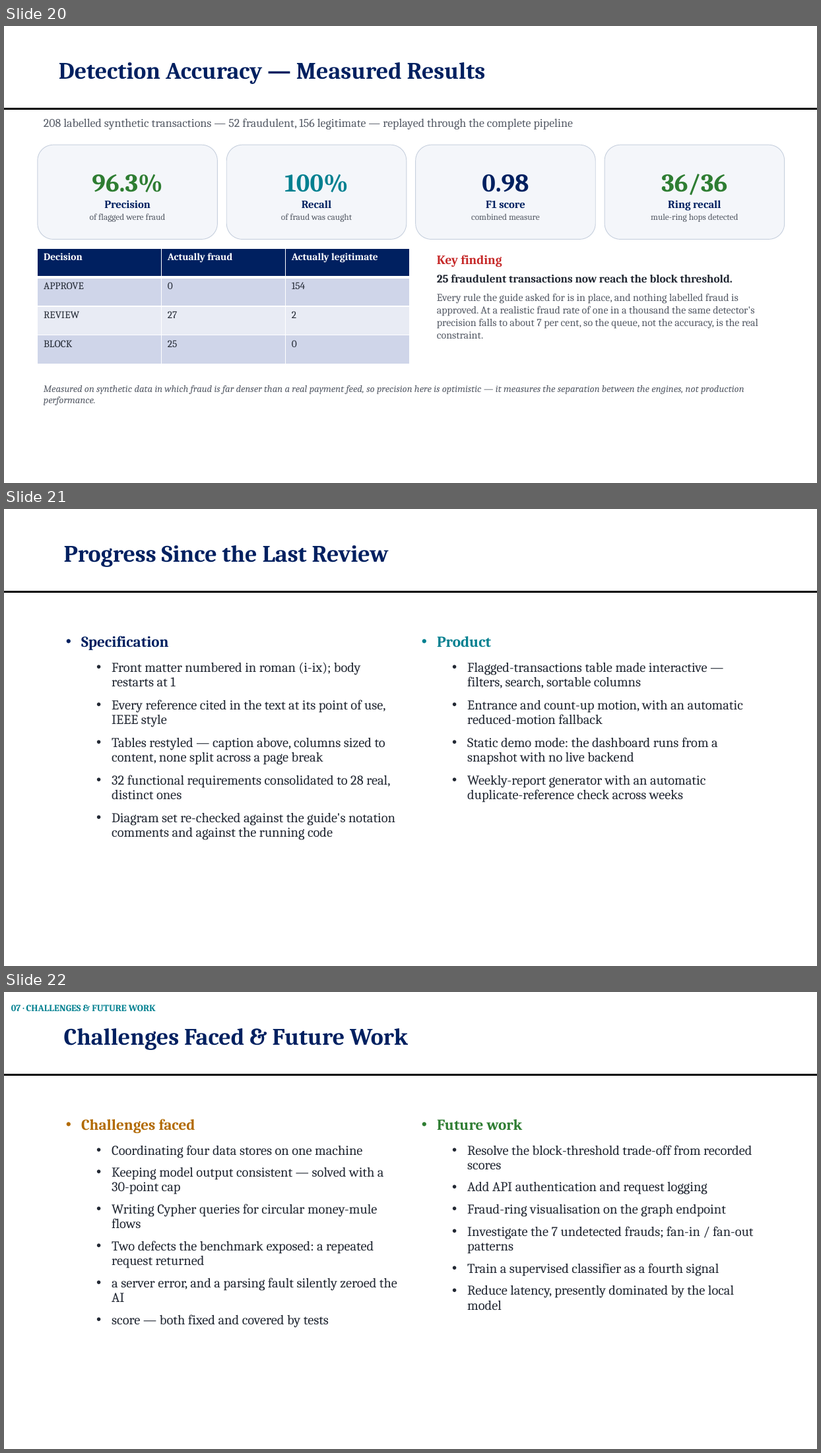
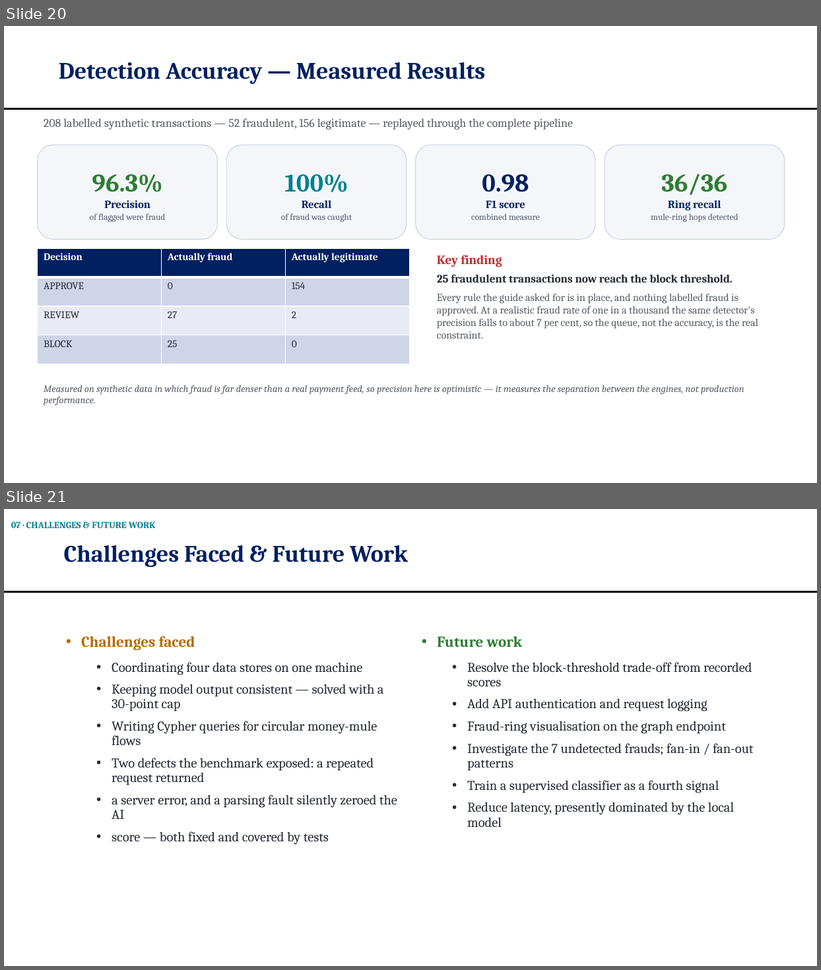
Before and after one commit to OMJOSHI15/indus11, a slide deck: docs/Indus11-Final-Review.pptx. Shown one above the other, each under a label of ours: slides 20, 21 and 22 before the commit, slides 20 and 21 after it. The pictures are 821x1453 and 821x970 pixels, drawn with LibreOffice and Linux fonts; fonts in the diff are those of the drawing. Boxes give left, top, right and bottom in pixels: in the first picture for what was removed or moved away, otherwise in the second. Text is boxed around its words. In the diff, an @@ line names an element or a change of style, - is before the commit and + after.

```diff
--- a/docs/Indus11-Final-Review.pptx
+++ b/docs/Indus11-Final-Review.pptx
@@ slide 21 removed at <box>4,509,817,966</box>, background #FFFFFF; not listed: 1 template element that a slide beside it also shows @@
@@ title removed at <box>64,545,389,567</box> @@
-Progress Since the Last Review
@@ text removed at <box>81,636,395,840</box> @@
-• Specification
-  • Front matter numbered in roman (i-ix); body restarts at 1
-  • Every reference cited in the text at its point of use, IEEE style
-  • Tables restyled — caption above, columns sized to content, none split across a page break
-  • 32 functional requirements consolidated to 28 real, distinct ones
-  • Diagram set re-checked against the guide's notation comments and against the running code
@@ text removed at <box>437,636,743,803</box> @@
-• Product
-  • Flagged-transactions table made interactive — filters, search, sortable columns
-  • Entrance and count-up motion, with an automatic reduced-motion fallback
-  • Static demo mode: the dashboard runs from a snapshot with no live backend
-  • Weekly-report generator with an automatic duplicate-reference check across weeks
@@ what was slide 22 is now slide 21 @@
```
Also in this commit, not shown: 1 slide changed, 1 other slide removed.
